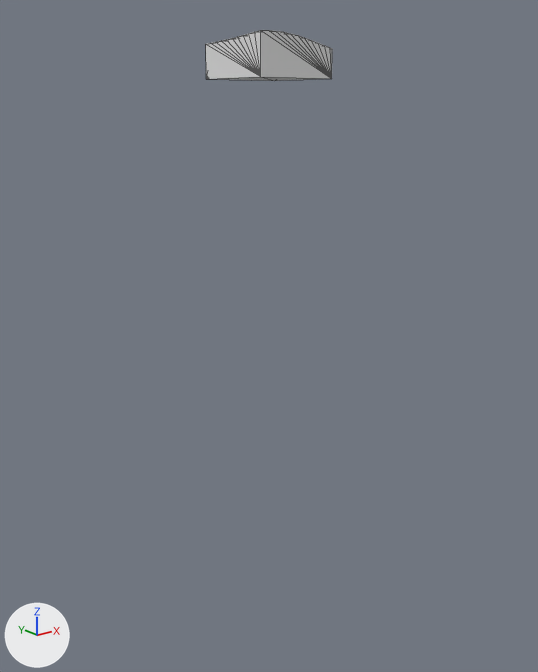
The glTF model assets/terrain/surface_pieces/surf_35_3.glb: old version first, new version second.
The view is the same before and after, from a camera (50 mm lens) standing at (39.9, 57.9, 3.7) and looking at (67.7, 92.8, -10.2). Lighting does not change. The marker at lower left points along +X, +Y and +Z. The older version comes first. Mesh edges are drawn as thin lines. Where no turn or scale is listed for an object, it has been applied to the vertices.

Names of what the first picture shows: 'geometry_0'.
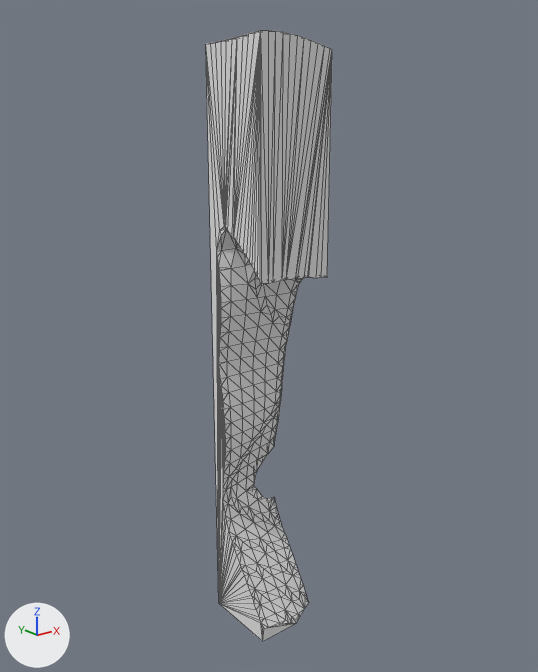
Boxes [x1, y1, x2, y2] around the edits, measured in the pictures (538 x 672 px):
'geometry_0', reshaped (1079% taller)
    before: [206, 30, 332, 81]
    after: [206, 30, 332, 642]
part 1 of me_geometry_0, added
    after: [206, 30, 332, 642]

The change in detail:
me_geometry_0 is used by ob_geometry_0; location (0.0, 0.0, 0.0).
me_geometry_0 had 75 vertices, 146 faces and spanned x 65.0..70.0, y 90.0..95.0, z 5.0..7.26.
me_geometry_0 now has 440 vertices, 876 faces and spans x 65.0..70.0, y 90.0..95.0, z -30.0..7.26.
me_geometry_0 part 1: 369 vertices added at x 65.0..70.0, y 90.0..95.0, z -30.0..-3.16.
Other edits to the shape of me_geometry_0 do not show in these pictures.
